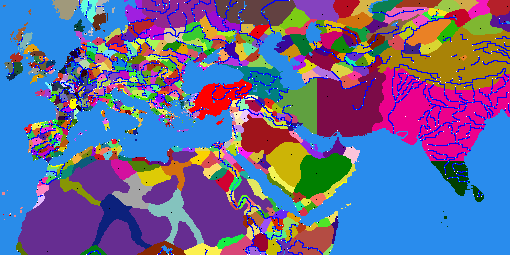
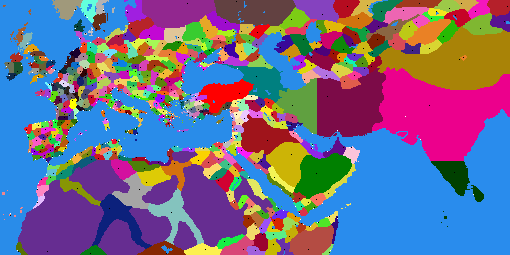
Layer changes from the first w=510, h=255 image to the second:
hid "map_features_transparent", painted on it over bbox(3, 0, 510, 255)
painted on "map_regions" over bbox(188, 95, 232, 125)
